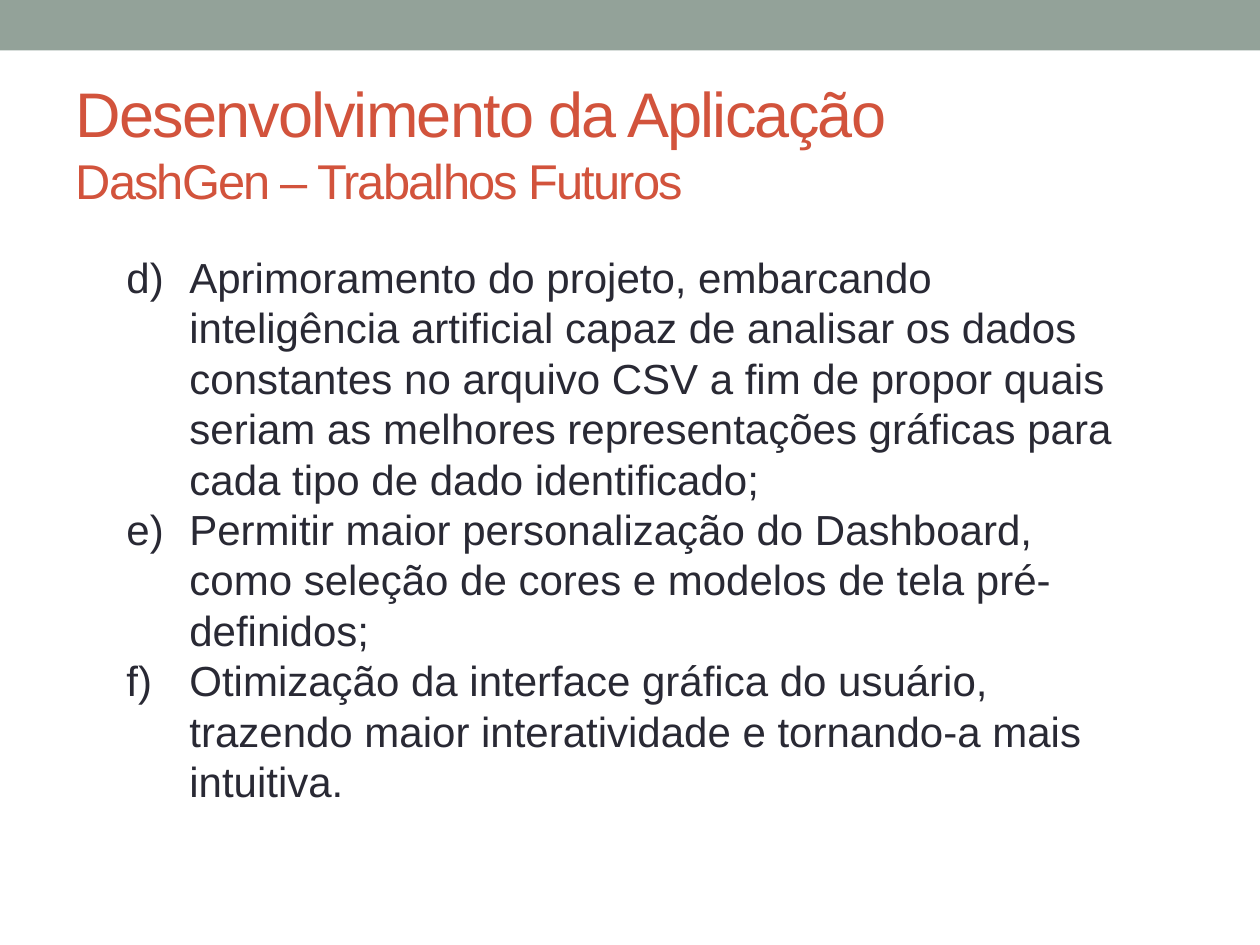
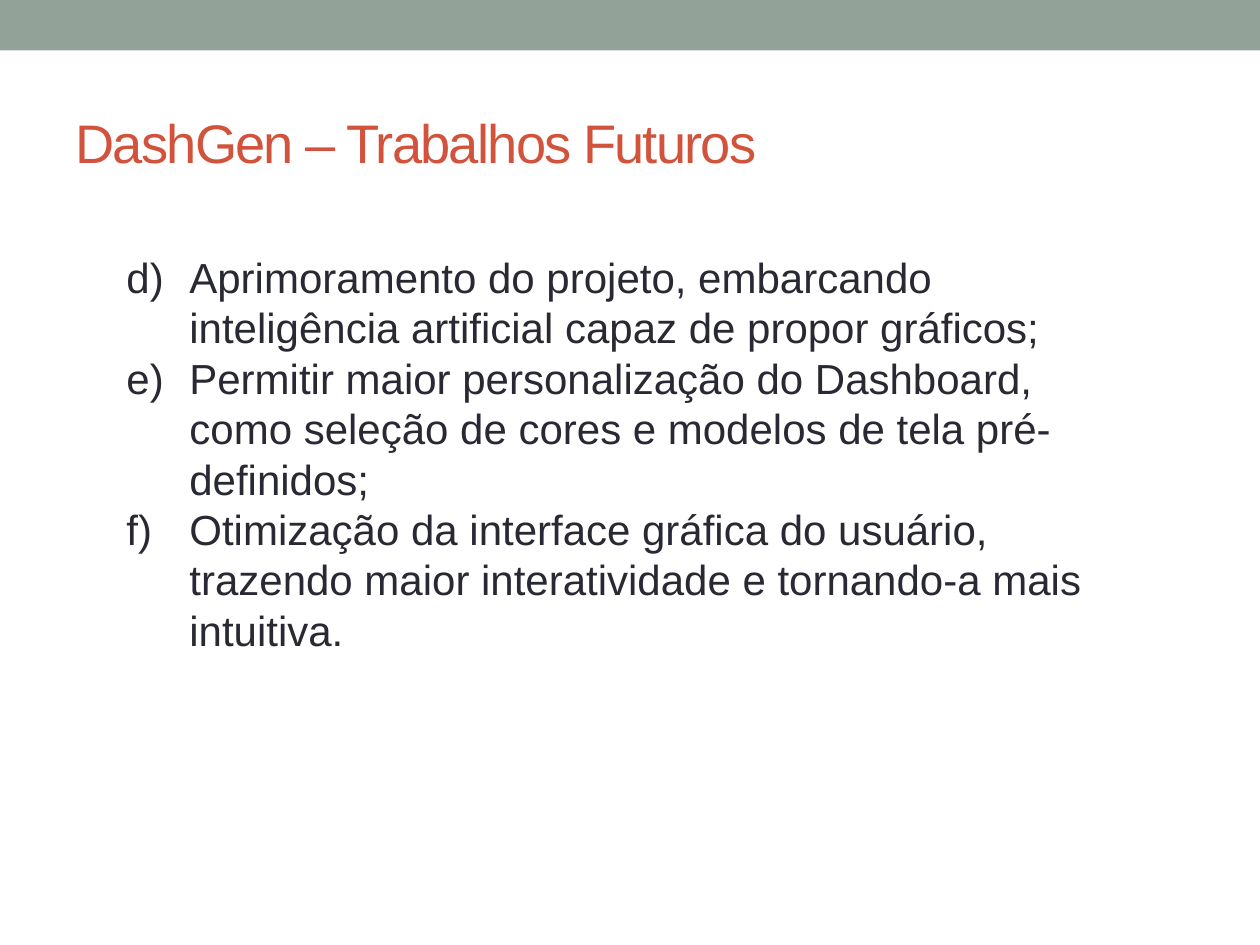
Before and after one commit to glaubergad/tccrepo, a slide deck: slide 38 of mono/Defesa TCC - DashGen - FINAL.pptx (slide 40 before the commit). Drawn at 1260x945 pixels with LibreOffice and Linux fonts; fonts in the diff are those of the drawing. Boxes give left, top, right and bottom in pixels: in the first picture for what was removed or moved away, otherwise in the second. Text is boxed around its words. In the diff, an @@ line names an element or a change of style, - is before the commit and + after.

```diff
--- a/mono/Defesa TCC - DashGen - FINAL.pptx
+++ b/mono/Defesa TCC - DashGen - FINAL.pptx
@@ title at bbox=[76, 123, 756, 164]: text changed; size 36 to 31 pt @@
-Desenvolvimento da Aplicação
-DashGen – Trabalhos Futuros
+DashGen – Trabalhos Futuros
@@ text at bbox=[189, 262, 1039, 352]: text changed @@
-d) Aprimoramento do projeto, embarcando inteligência artificial capaz de analisar os dados constantes no arquivo CSV a fim de propor quais seriam as melhores representações gráficas para cada tipo de dado identificado;
+d) Aprimoramento do projeto, embarcando inteligência artificial capaz de propor gráficos;
```
Also in this commit, not shown: 8 other slides changed, 3 slides added, 5 slides removed, 3 other files.
